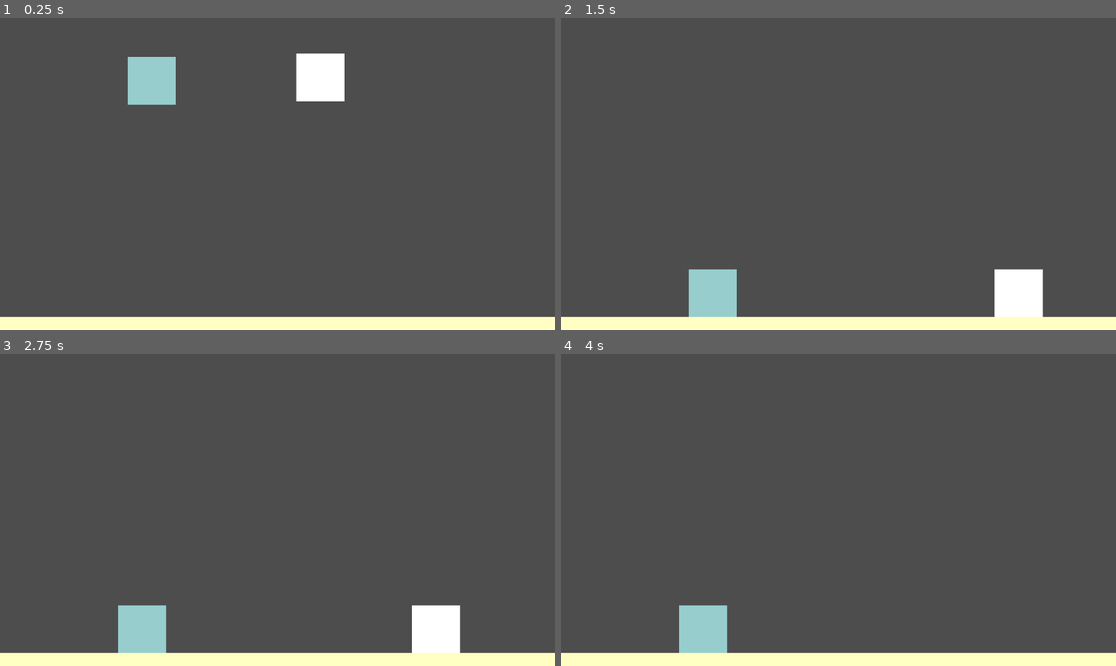
Above: before the commit, frames 1-4 (two rows, left to right).
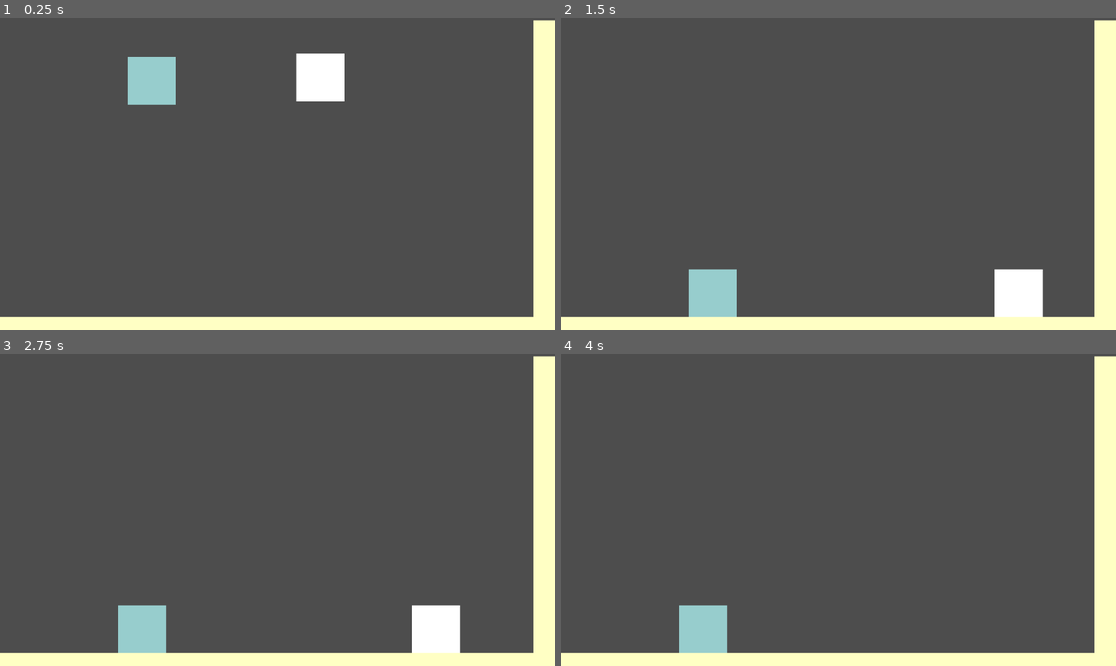
Above: after the commit, the same moments.

Repository: Zandra7/Underchurch
Game: Godot game, scene res://main.tscn
Two runs of this game, one before a commit and one after it. Both use one fixed random seed, a clock stepped at 60 frames per second and the inputs below.
Inputs:
- Up to frame 1 (0.25 s): no input
- Up to frame 2 (1.5 s): hold D (p1right) from 0.53 s (still down); tap Left (p2left) at 0.6 s; tap W (p1jump) at 0.77 s; tap Right (p2right) at 1.35 s
- Up to frame 3 (2.75 s): tap W (p1jump) at 1.52 s; release D (p1right) at 2.03 s; hold A (p1left) from 2.03 s (still down); tap Left (p2left) at 2.1 s
- Up to frame 4 (4 s): release A (p1left) at 2.78 s; hold D (p1right) from 2.78 s (still down); tap Right (p2right) at 2.85 s; tap W (p1jump) at 3.02, 3.77 s; tap Left (p2left) at 3.6 s

The runs differ from the first frame. In frame 1, 3.7% of the frame differs, in the area x 96-100%, y 0-96%; in frame 2, 3.7%; in frame 3, 3.7%; in frame 4, 3.7%.

Commit message:
added new wall

Diff:
--- a/main.tscn
+++ b/main.tscn
@@ -56,6 +56,14 @@
 scale = Vector2(29.4213, 1)
 color = Color(1, 1, 0.768627, 1)
 
+[node name="ColorRect2" type="ColorRect" parent="StaticBody2D"]
+offset_left = 1107.0
+offset_top = 5.0
+offset_right = 1109.0
+offset_bottom = 661.0
+scale = Vector2(29.4213, 1)
+color = Color(1, 1, 0.768627, 1)
+
 [node name="ColorRect" type="ColorRect" parent="."]
 offset_left = -1.0
 offset_top = 1509.0
